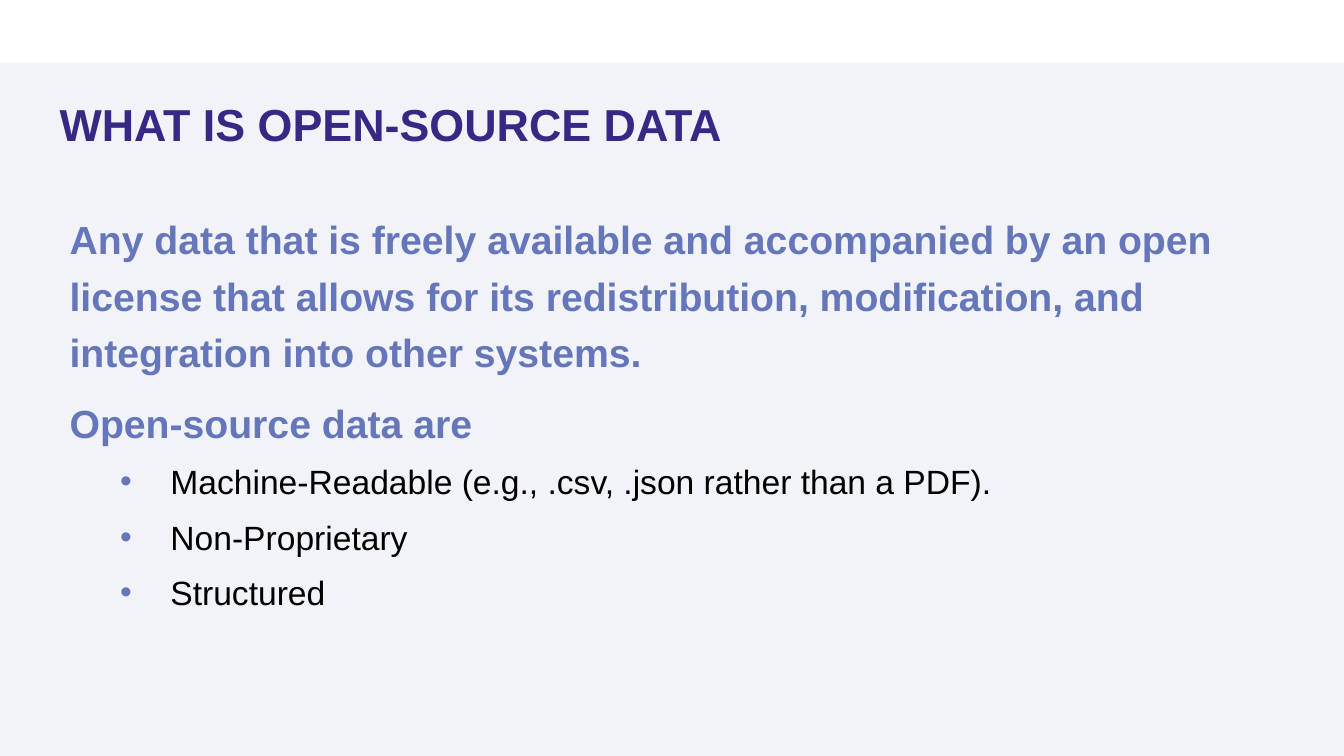
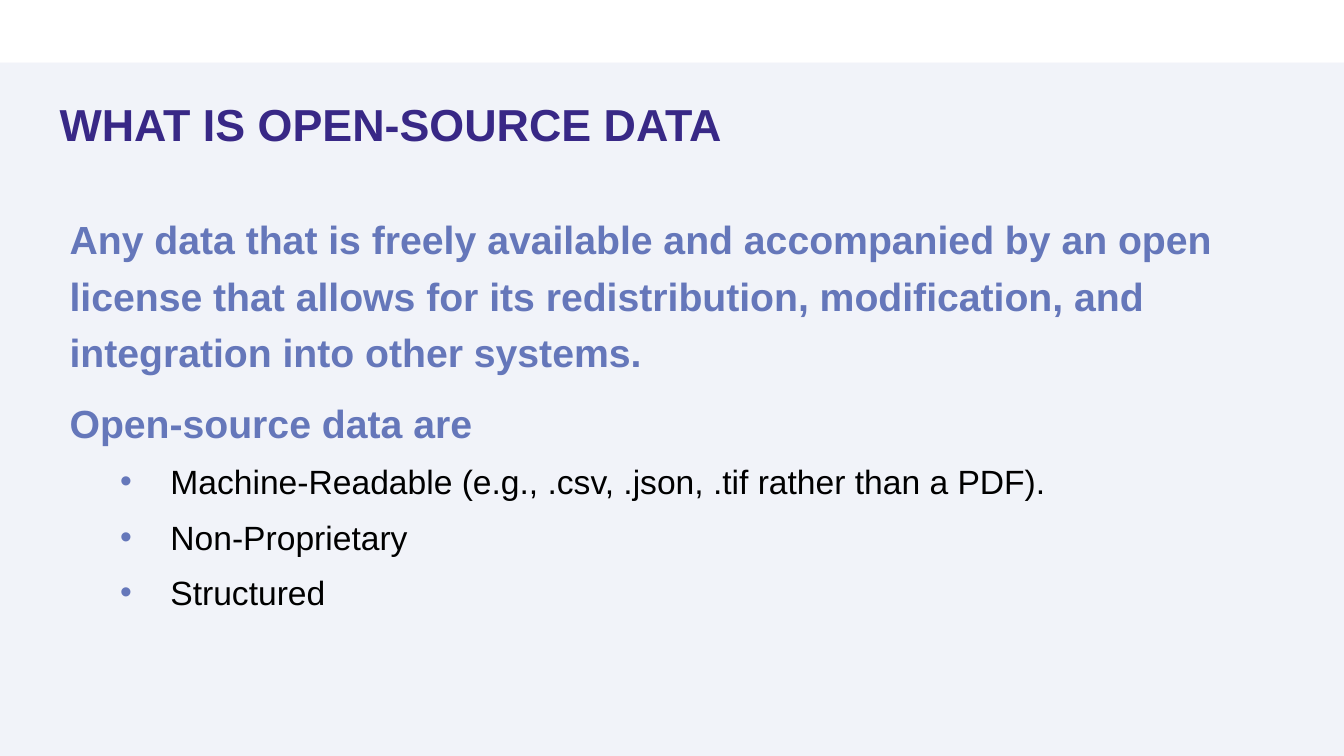
Before and after one commit to sooyoung1021/Module-5-Open-Source-Data, a slide deck: slide 4 of presentations/Module 5_Open Source Data.pptx. Drawn at 1344x756 pixels with LibreOffice and Linux fonts; fonts in the diff are those of the drawing; background and template pictures are left out. Boxes give left, top, right and bottom in pixels: in the first picture for what was removed or moved away, otherwise in the second. Text is boxed around its words. In the diff, an @@ line names an element or a change of style, - is before the commit and + after.

```diff
--- a/presentations/Module 5_Open Source Data.pptx
+++ b/presentations/Module 5_Open Source Data.pptx
@@ text at (170, 469, 1046, 501): text changed @@
-    • Machine-Readable (e.g., .csv, .json rather than a PDF).
+    • Machine-Readable (e.g., .csv, .json, .tif rather than a PDF).
```
Also in this commit, not shown: 8 other slides changed, 12 slides added, 4 slides removed, 1 other file.
